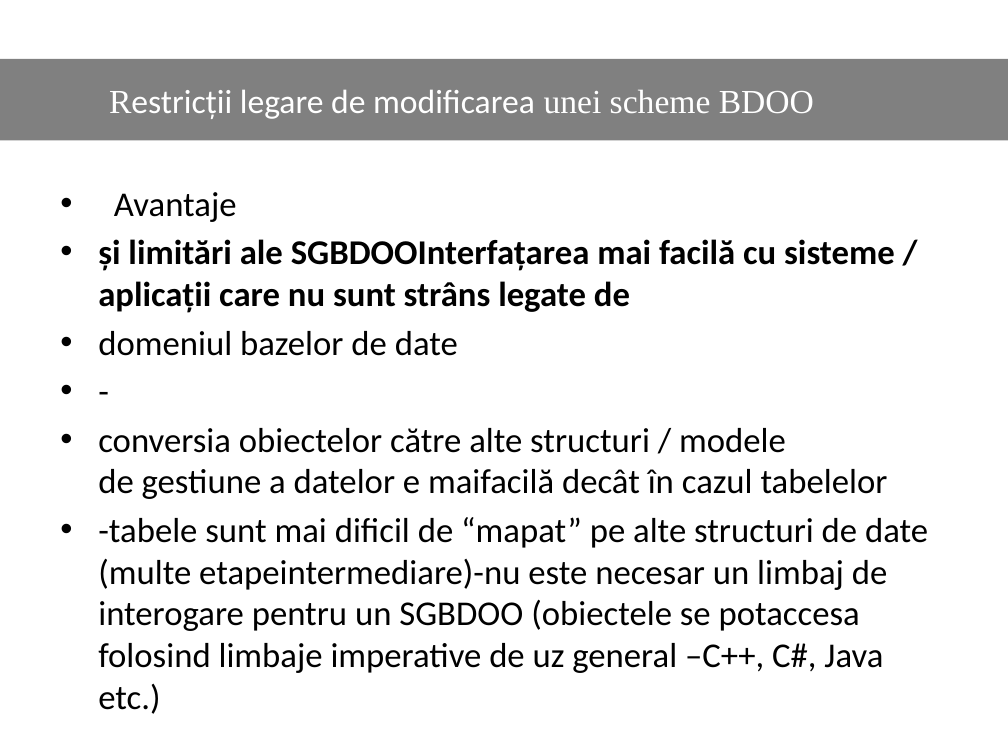
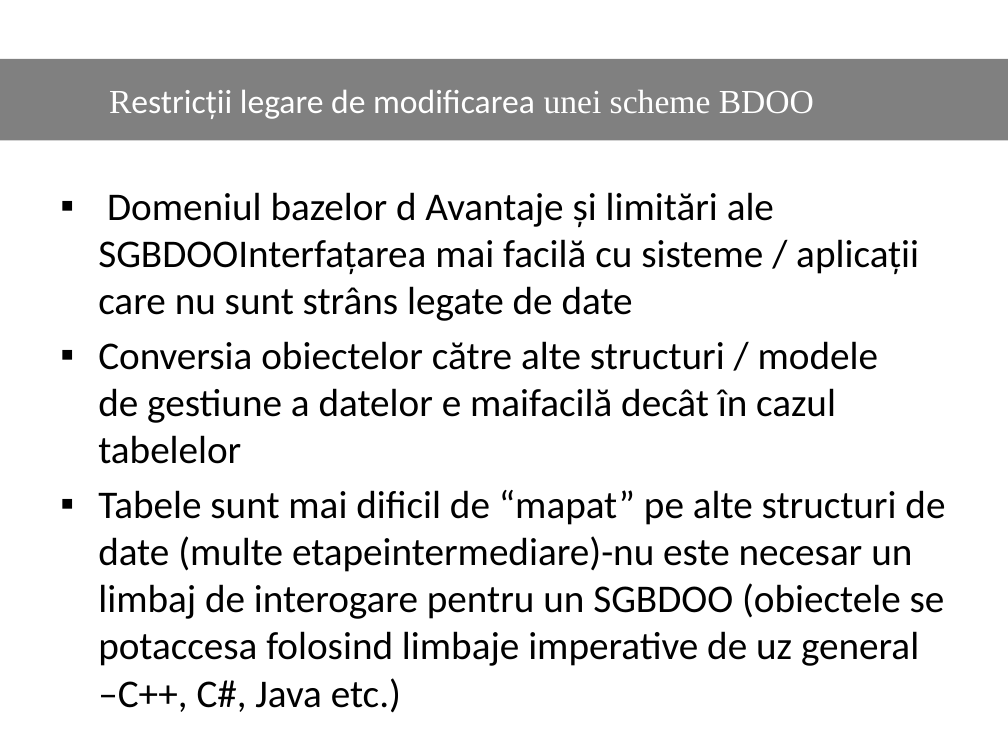
Before and after one commit to Dani25/BDOO, a slide deck: slide 37 of bdoo.pptx (slide 36 before the commit). Drawn at 1008x756 pixels with LibreOffice and Linux fonts; fonts in the diff are those of the drawing. Boxes give left, top, right and bottom in pixels: in the first picture for what was removed or moved away, otherwise in the second. Text is boxed around its words. In the diff, an @@ line names an element or a change of style, - is before the commit and + after.

```diff
--- a/bdoo.pptx
+++ b/bdoo.pptx
@@ text at bbox=[98, 192, 945, 666]: text changed; size 24.8 to 28 pt @@
-• Avantaje
-• și limitări ale SGBDOOInterfațarea mai facilă cu sisteme / aplicații care nu sunt strâns legate de
-• domeniul bazelor de date
-• -
-• conversia obiectelor către alte structuri / modele de gestiune a datelor e maifacilă decât în cazul tabelelor
-• -tabele sunt mai dificil de “mapat” pe alte structuri de date (multe etapeintermediare)-nu este necesar un limbaj de interogare pentru un SGBDOO (obiectele se potaccesa folosind limbaje imperative de uz general –C++, C#, Java etc.)
+▪ Domeniul bazelor d Avantaje și limitări ale SGBDOOInterfațarea mai facilă cu sisteme / aplicații care nu sunt strâns legate de date
+▪ Conversia obiectelor către alte structuri / modele de gestiune a datelor e maifacilă decât în cazul tabelelor
+▪ Tabele sunt mai dificil de “mapat” pe alte structuri de date (multe etapeintermediare)-nu este necesar un limbaj de interogare pentru un SGBDOO (obiectele se potaccesa folosind limbaje imperative de uz general –C++, C#, Java etc.)
```
Also in this commit, not shown: 23 other slides changed, 2 slides added.
